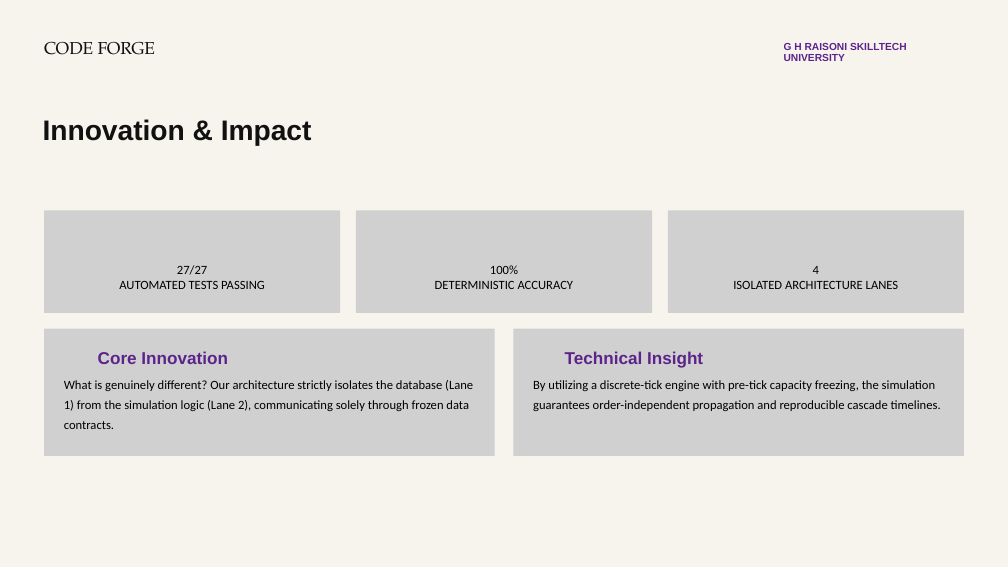
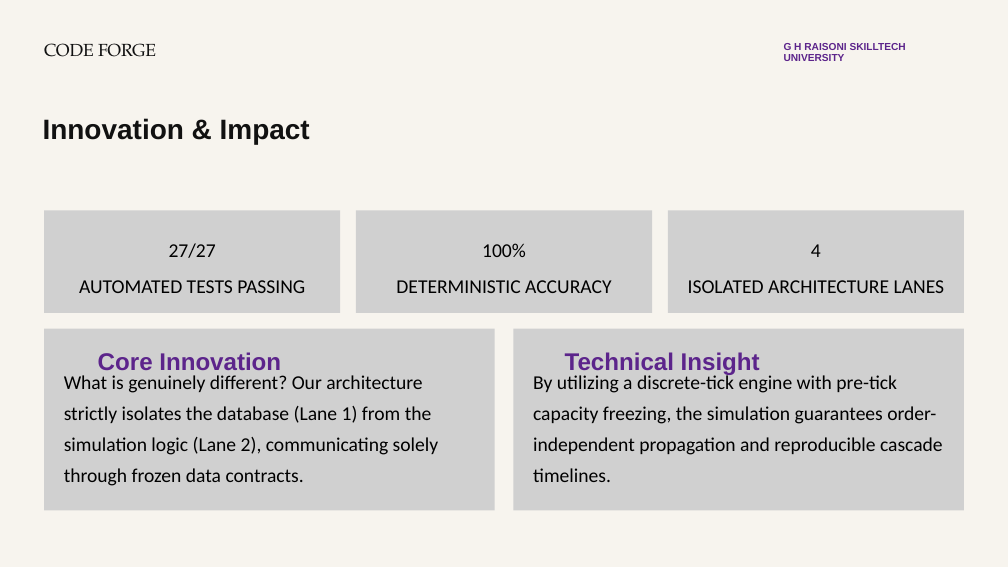
Before and after one commit to tushartiple24/CF26-S03-Smasherz, a slide deck: slide 7 of Smasherz_CF26_S03_Presentation.pptx. Drawn at 1008x567 pixels with LibreOffice and Linux fonts; fonts in the diff are those of the drawing; grey boxes stand for pictures; background and template pictures are left out. Boxes give left, top, right and bottom in pixels: in the first picture for what was removed or moved away, otherwise in the second. Text is boxed around its words. In the diff, an @@ line names an element or a change of style, - is before the commit and + after.

```diff
--- a/Smasherz_CF26_S03_Presentation.pptx
+++ b/Smasherz_CF26_S03_Presentation.pptx
@@ text "CODE FORGE" at <box>44,43,156,57</box>: size 24.8 to 25 pt @@
@@ text "G H RAISONI SKILLTECH UNIVERSITY" at <box>784,43,906,61</box>: size 14.6 to 14.5 pt @@
@@ text "Innovation & Impact" at <box>43,118,310,144</box>: size 40.2 to 40 pt @@
@@ text "27/27": place and size @@
-text "27/27" at <box>177,265,207,275</box>
+text "27/27" at <box>169,243,216,258</box>
@@ text "100%": place and size @@
-text "100%" at <box>490,265,518,274</box>
+text "100%" at <box>482,243,526,257</box>
@@ size 18 to 28 pt; line spacing 60.8pt to 70pt in 3 elements at <box>169,243,216,258</box>, <box>482,243,526,257</box>, <box>811,244,821,257</box> @@
@@ text "4": place and size @@
-text "4" at <box>813,266,819,274</box>
+text "4" at <box>811,244,821,257</box>
@@ text "AUTOMATED TESTS PASSING": place and size @@
-text "AUTOMATED TESTS PASSING" at <box>119,281,265,289</box>
+text "AUTOMATED TESTS PASSING" at <box>79,280,305,293</box>
@@ size 18 to 28 pt; line spacing 18.9pt to 29.4pt in 3 elements at <box>688,280,945,293</box>, <box>79,280,305,293</box>, <box>396,280,611,293</box> @@
@@ text "DETERMINISTIC ACCURACY": place and size @@
-text "DETERMINISTIC ACCURACY" at <box>435,281,574,289</box>
+text "DETERMINISTIC ACCURACY" at <box>396,280,611,293</box>
@@ picture: place and size @@
-picture at <box>44,329,495,456</box>
+picture at <box>44,329,495,511</box>
@@ picture: place and size @@
-picture at <box>514,329,964,456</box>
+picture at <box>514,329,964,511</box>
@@ text "Core Innovation" at <box>98,352,281,376</box>: size 24.5 to 34.5 pt; line spacing 29.4pt to 41.4pt @@
@@ text "Technical Insight" at <box>565,352,760,376</box>: size 24.5 to 34.5 pt; line spacing 29.4pt to 41.4pt @@
@@ text "What is genuinely different? Our ..." at <box>64,375,439,486</box>: size 18 to 28 pt; line spacing 28.3pt to 44pt @@
@@ text "By utilizing a discrete-tick engine ..." at <box>533,373,943,482</box>: size 18 to 28 pt; line spacing 28.3pt to 44pt @@
@@ text "By utilizing a discrete-tick engine ...": place and size @@
-text "By utilizing a discrete-tick engine ..." at <box>533,380,941,411</box>
+text "By utilizing a discrete-tick engine ..." at <box>533,373,943,482</box>
```
Also in this commit, not shown: 9 other slides changed, 13 other files.
